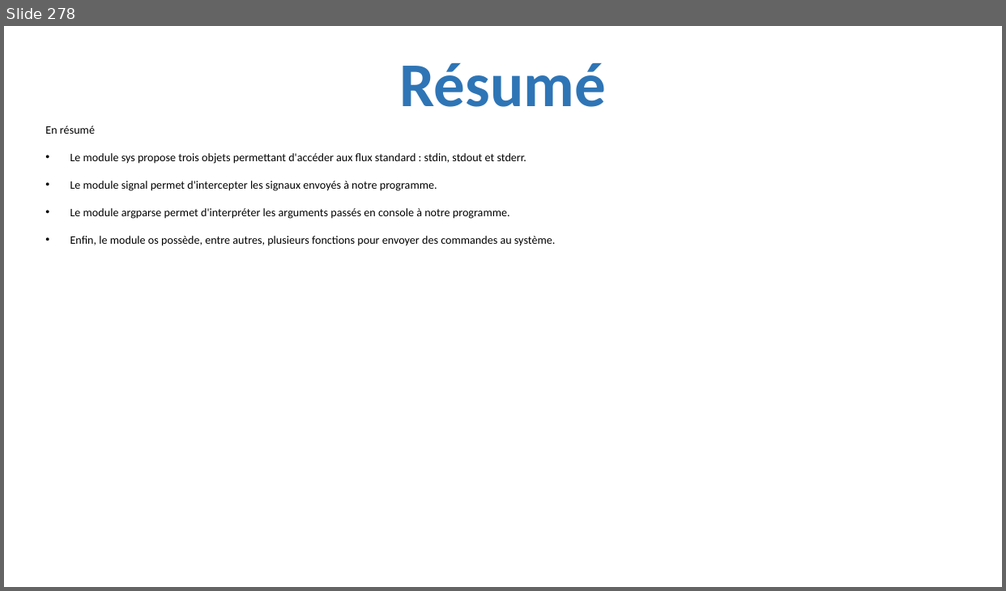
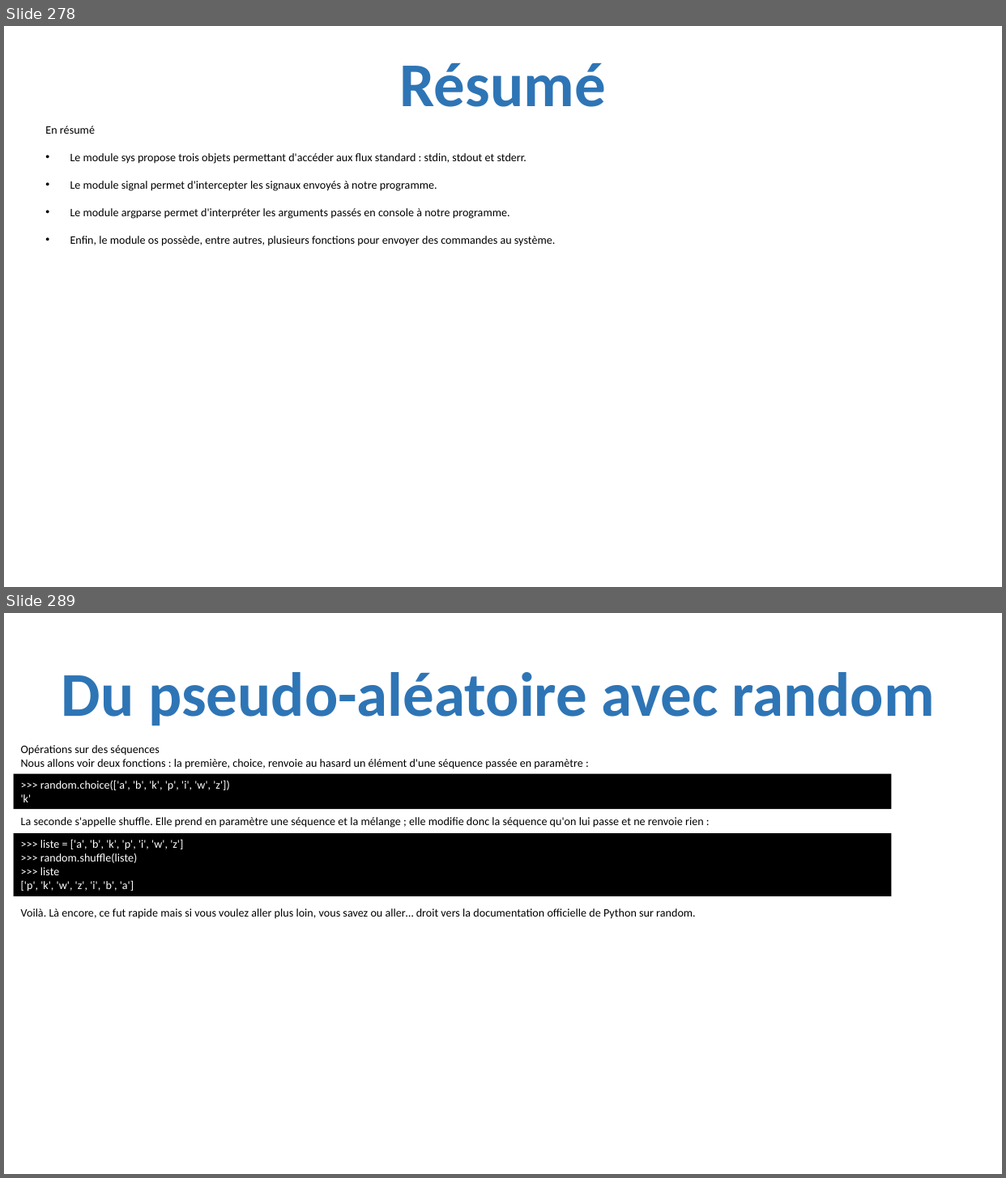
Before and after one commit to julienPalleau/PythonDoc, a slide deck: Python-resume.pptx. Shown one above the other, each under a label of ours: slide 278 before the commit, slides 278 and 289 after it; the slides between them are not shown. The pictures are 1006x591 and 1006x1178 pixels, drawn with LibreOffice and Linux fonts; fonts in the diff are those of the drawing. Boxes give left, top, right and bottom in pixels: in the first picture for what was removed or moved away, otherwise in the second. Text is boxed around its words. In the diff, an @@ line names an element or a change of style, - is before the commit and + after.

```diff
--- a/Python-resume.pptx
+++ b/Python-resume.pptx
@@ slide 289 added at bbox=[4, 613, 1002, 1174], background #FFFFFF @@
@@ title added at bbox=[62, 672, 935, 726], 60 pt, text #2E75B6, bold @@
+Du pseudo-aléatoire avec random
@@ text added at bbox=[21, 745, 582, 769], 11 pt, text #000000 @@
+Opérations sur des séquences
+Nous allons voir deux fonctions : la première, choice, renvoie au hasard un élément d'une séquence passée en paramètre :
@@ rectangle added at bbox=[14, 774, 892, 809], fill #000000, 11 pt, text #FFFFFF @@
+>>> random.choice(['a', 'b', 'k', 'p', 'i', 'w', 'z'])
+'k'
@@ text added at bbox=[21, 817, 704, 828], 11 pt, text #000000 @@
+La seconde s'appelle shuffle. Elle prend en paramètre une séquence et la mélange ; elle modifie donc la séquence qu'on lui passe et ne renvoie rien :
@@ rectangle added at bbox=[14, 833, 892, 896], fill #000000, 11 pt, text #FFFFFF @@
+>>> liste = ['a', 'b', 'k', 'p', 'i', 'w', 'z']
+>>> random.shuffle(liste)
+>>> liste
+['p', 'k', 'w', 'z', 'i', 'b', 'a']
@@ text added at bbox=[21, 909, 696, 919], 11 pt, text #000000 @@
+Voilà. Là encore, ce fut rapide mais si vous voulez aller plus loin, vous savez ou aller… droit vers la documentation officielle de Python sur random.
```
Also in this commit, not shown: 20 other slides added.
